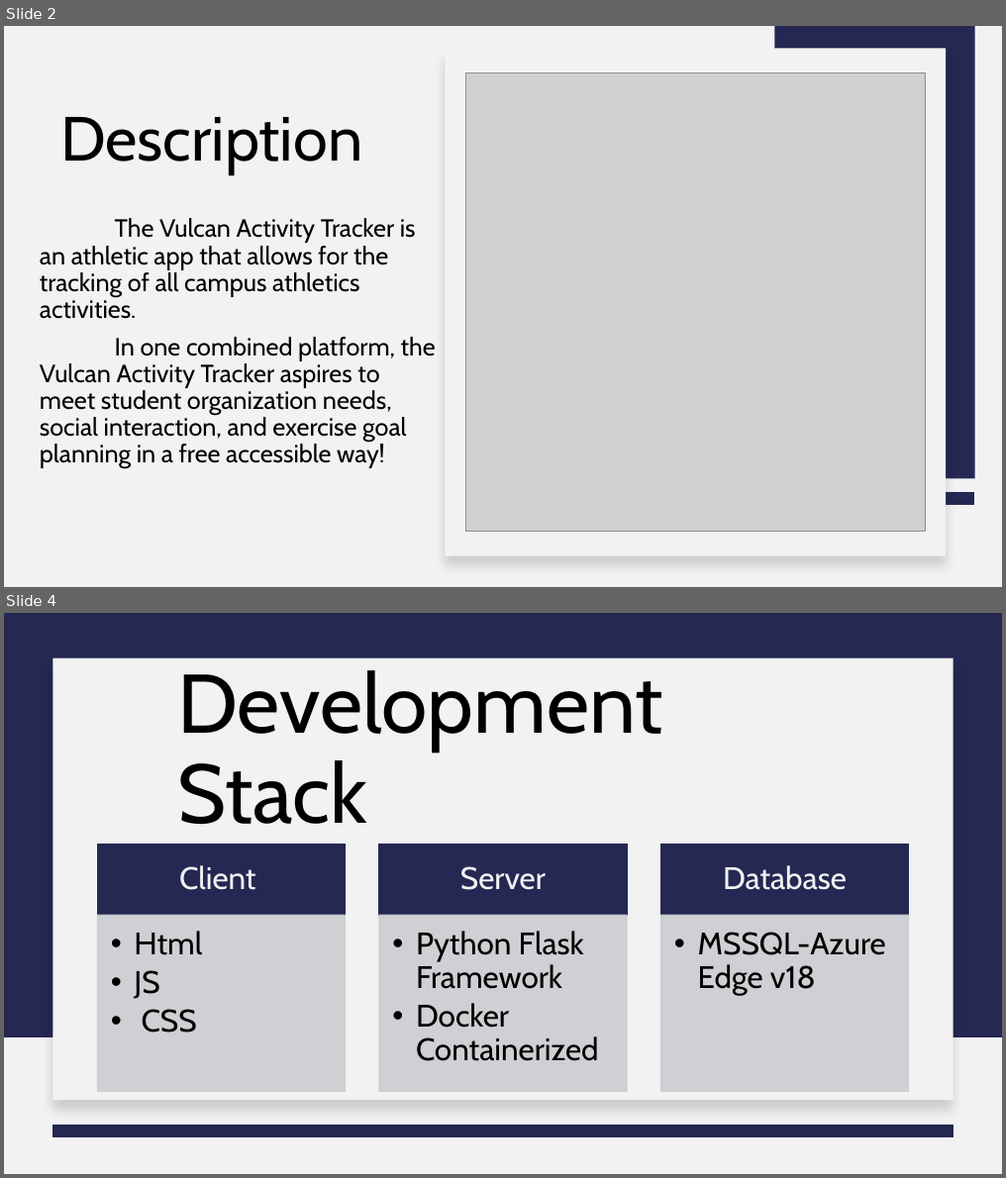
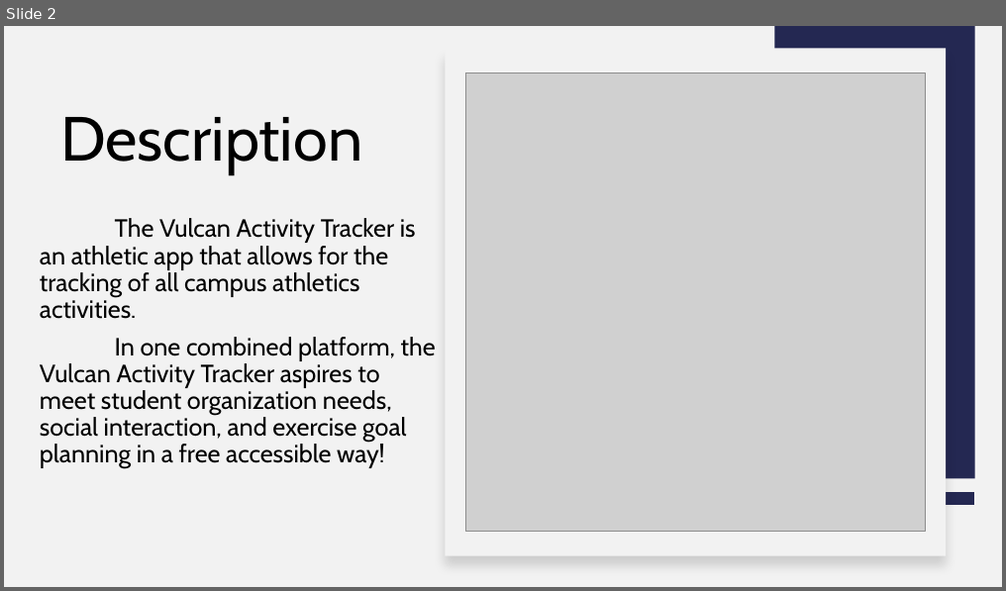
Before and after one commit to jjdeuce06/VulcanActivityTracker, a slide deck: Documentation/FinalPresentation/VulcanActivityTracker-Group2.pptx. Shown one above the other, each under a label of ours: slides 2 and 4 before the commit, slide 2 after it; the slides between them are not shown. The pictures are 1006x1178 and 1006x591 pixels, drawn with LibreOffice and Linux fonts; fonts in the diff are those of the drawing; grey boxes stand for pictures. Boxes give left, top, right and bottom in pixels: in the first picture for what was removed or moved away, otherwise in the second. Text is boxed around its words. In the diff, an @@ line names an element or a change of style, - is before the commit and + after.

```diff
--- a/Documentation/FinalPresentation/VulcanActivityTracker-Group2.pptx
+++ b/Documentation/FinalPresentation/VulcanActivityTracker-Group2.pptx
@@ slide 4 removed at <box>4,613,1002,1174</box>, background #F2F2F2 @@
@@ rectangle removed at <box>4,613,1002,1038</box> @@
@@ rectangle removed at <box>53,658,953,1100</box> @@
@@ title removed at <box>177,670,662,824</box> @@
-Development Stack
@@ group removed at <box>98,845,908,1091</box>: 6 rectangles, 6 texts @@
-Client
-  • Html
-  • JS
-  • CSS
-Server
-  • Python Flask Framework
-  • Docker Containerized
-Database
-  • MSSQL-Azure Edge v18
@@ line removed from (953, 1131) to (53, 1131) @@
```
Also in this commit, not shown: 5 slides changed, 2 slides added, 1 other slide removed, 1 other file.
